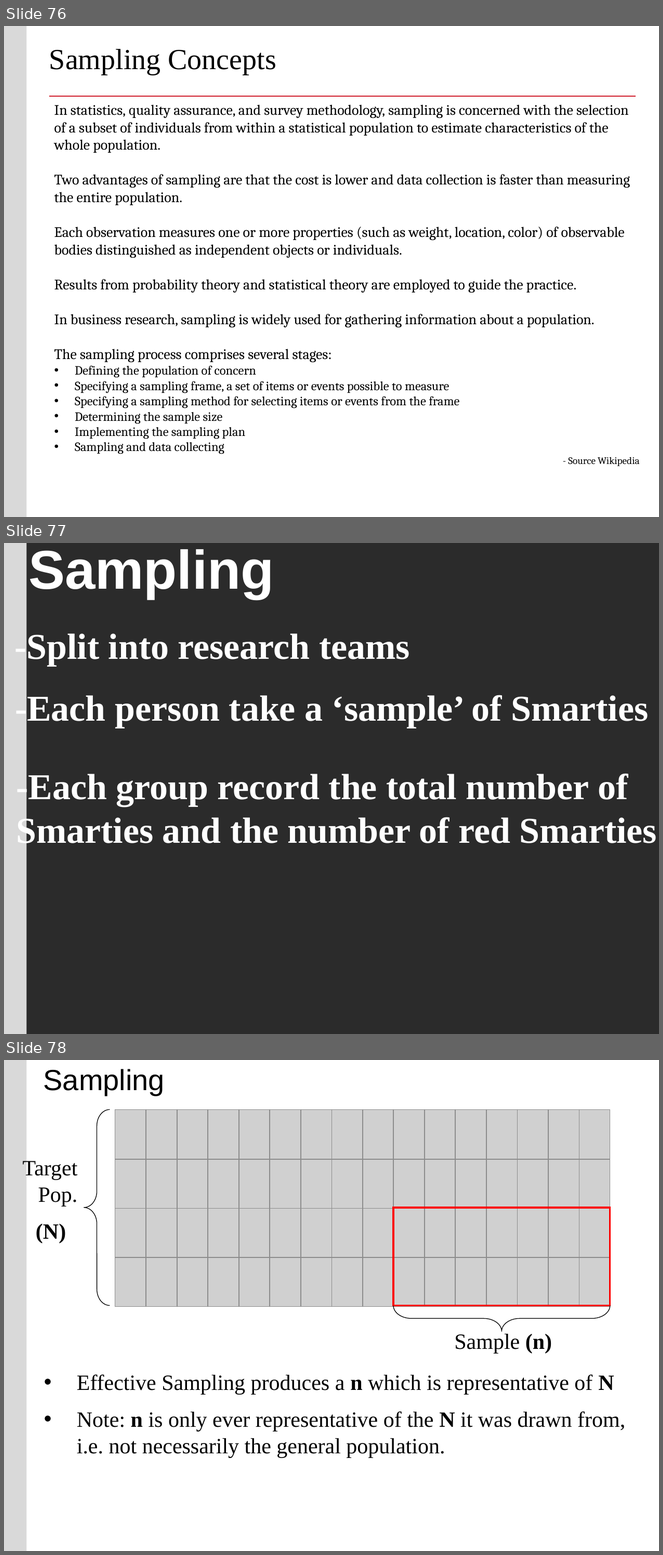
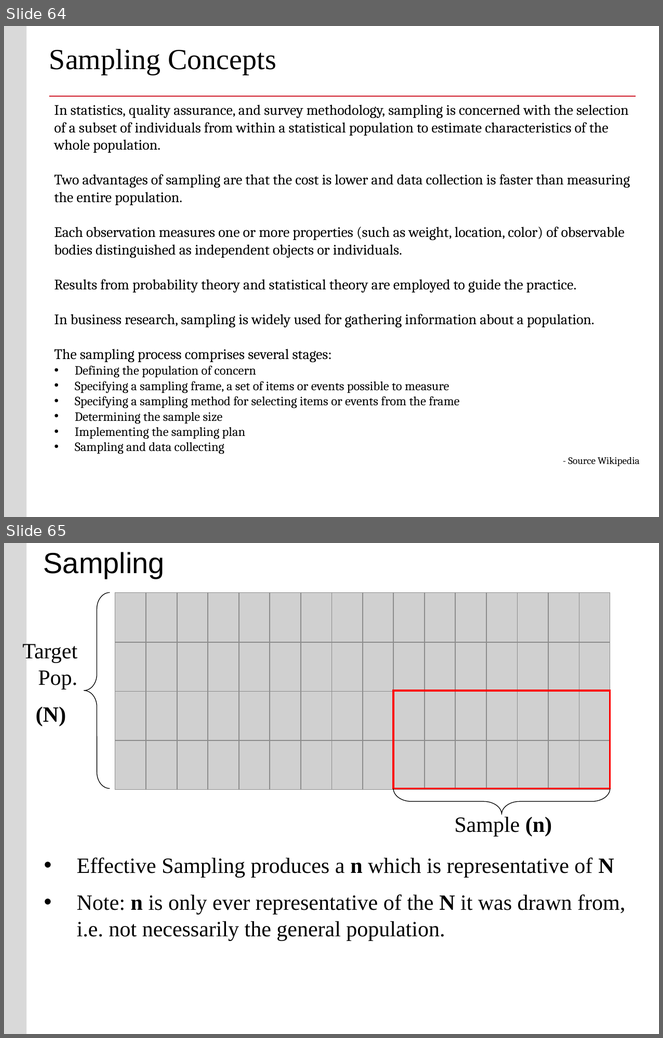
Before and after one commit to buyuhuang/csda1000_FT, a slide deck: day5/1. Lecture/day5_research_design.pptx. Shown one above the other, each under a label of ours: slides 76, 77 and 78 before the commit, slides 64 and 65 after it. The pictures are 663x1555 and 663x1038 pixels, drawn with LibreOffice and Linux fonts; fonts in the diff are those of the drawing; grey boxes stand for pictures; background and template pictures are left out; a plain dark background stands for a picture behind light text. Boxes give left, top, right and bottom in pixels: in the first picture for what was removed or moved away, otherwise in the second. Text is boxed around its words. In the diff, an @@ line names an element or a change of style, - is before the commit and + after.

```diff
--- a/day5/1. Lecture/day5_research_design.pptx
+++ b/day5/1. Lecture/day5_research_design.pptx
@@ slide 77 removed at <box>4,543,659,1034</box>, background picture (left out); not listed: 1 template element that a slide beside it also shows @@
@@ title removed at <box>28,549,274,599</box> @@
-Sampling
@@ text removed at <box>14,630,410,666</box> @@
--Split into research teams
@@ text removed at <box>15,692,648,728</box> @@
--Each person take a ‘sample’ of Smarties
@@ text removed at <box>16,771,657,850</box> @@
--Each group record the total number of
-Smarties and the number of red Smarties
@@ what was slide 76 is now slide 64 @@
@@ what was slide 78 is now slide 65 @@
```
Also in this commit, not shown: 3 slides changed, 12 other slides removed, 52 other files.
